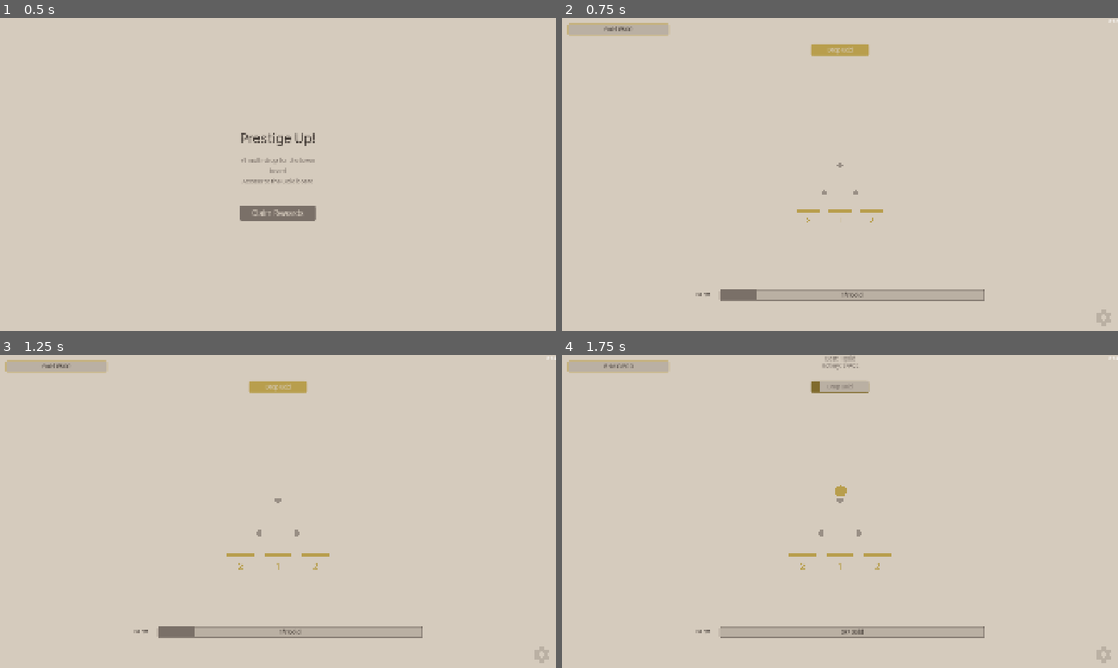
Above: before the commit, frames 1-4 (two rows, left to right).
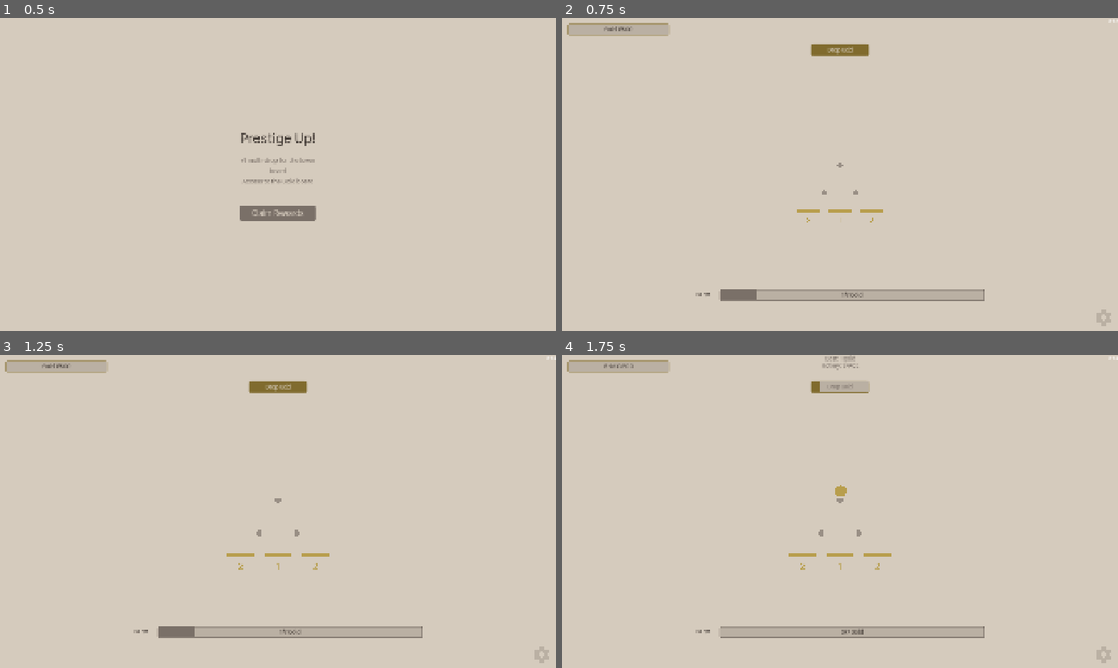
Above: after the commit, the same moments.

Repository: kjbrown-sandbox/pleenko
Game: Godot game, scene res://entities/prestige_screen/prestige_screen.tscn
The game is run twice, just before and just after one commit, with the same random seed, the same clock (stepped at 60 frames per second) and the same inputs. This scene is started directly instead of the project's main scene.
Inputs:
- Up to frame 1 (0.5 s): no input
- Up to frame 2 (0.75 s): click "Claim Rewards" at 0.5 s
- Up to frame 3 (1.25 s): no input
- Up to frame 4 (1.75 s): click "Drop Gold" at 1.25 s

Frame 1 is identical in both runs. In frame 2, 0.5% of the frame differs, in the area x 0-56%, y 1-13%; in frame 3, 0.5%; in frame 4, 0.1%.

Commit message:
Even more much better styling for upgrades

Diff:
--- a/entities/challenge_info_panel/challenge_info_panel.gd
+++ b/entities/challenge_info_panel/challenge_info_panel.gd
@@ -40,7 +40,7 @@
 		var tab := Label.new()
 		tab.text = diff_name
 		tab.add_theme_font_size_override("font_size", int(t.button_font_size))
-		tab.add_theme_color_override("font_color", t.resolve(VisualTheme.Palette.BG_4))
+		tab.add_theme_color_override("font_color", t.button_disabled_text_color)
 		_apply_font(tab, t)
 		_difficulty_container.add_child(tab)
 	vbox.add_child(_difficulty_container)
@@ -109,7 +109,7 @@
 	var label := Label.new()
 	label.text = text
 	label.add_theme_font_size_override("font_size", int(t.button_font_size))
-	label.add_theme_color_override("font_color", t.resolve(VisualTheme.Palette.BG_5))
+	label.add_theme_color_override("font_color", t.body_text_color)
 	_apply_font(label, t)
 	return label
 
--- a/entities/fill_bar/fill_bar.gd
+++ b/entities/fill_bar/fill_bar.gd
@@ -196,14 +196,24 @@
 	if not _fill_rect:
 		return
 	var t: VisualTheme = ThemeProvider.theme
-	if is_disabled or at_max:
+	if at_max:
 		_fill_rect.color = _disabled_color
 		_base_label.add_theme_color_override("font_color", t.button_disabled_text_color)
 		_fill_label.add_theme_color_override("font_color", t.button_disabled_text_color)
+		_main_styles[3].border_color = _disabled_color
+	elif is_disabled:
+		# Can't afford but not maxed — keep fill visible to show progress
+		_fill_rect.color = _fill_color
+		_base_label.add_theme_color_override("font_color", t.button_disabled_text_color)
+		_fill_label.add_theme_color_override("font_color", t.button_fill_text_color)
+		# Use the active border so the bar looks cohesive with the fill
+		for style in _main_styles:
+			style.border_color = _fill_color
 	else:
 		_fill_rect.color = _fill_color
 		_base_label.add_theme_color_override("font_color", t.normal_text_color)
 		_fill_label.add_theme_color_override("font_color", t.button_fill_text_color)
+		_main_styles[0].border_color = _fill_color
 
 
 func setup_plus(on_pressed: Callable, on_hover: Callable = Callable(), on_update: Callable = Callable()) -> void:
--- a/entities/main/challenge_hud.gd
+++ b/entities/main/challenge_hud.gd
@@ -15,11 +15,14 @@
 	_objective_label.text = ChallengeManager.get_objective_text()
 	_time_remaining = challenge.time_limit_seconds
 
+	_apply_theme()
+
 	# Create progress label between objective and result
 	if not _progress_label:
 		_progress_label = Label.new()
 		_progress_label.name = "ProgressLabel"
 		_progress_label.add_theme_font_size_override("font_size", 24)
+		_progress_label.add_theme_color_override("font_color", ThemeProvider.theme.body_text_color)
 		_progress_label.visible = false
 		add_child(_progress_label)
 		move_child(_progress_label, _objective_label.get_index() + 1)
@@ -52,3 +55,10 @@
 	_is_running = false
 	_result_label.text = text
 	_result_label.visible = true
+
+
+func _apply_theme() -> void:
+	var t: VisualTheme = ThemeProvider.theme
+	_timer_label.add_theme_color_override("font_color", t.normal_text_color)
+	_objective_label.add_theme_color_override("font_color", t.body_text_color)
+	_result_label.add_theme_color_override("font_color", t.normal_text_color)
--- a/entities/main/coin_values.gd
+++ b/entities/main/coin_values.gd
@@ -63,9 +63,8 @@
 		add_child(bar)
 
 		var t: VisualTheme = ThemeProvider.theme
-		# Inverted: fill color shows while growing (good), disabled color when at cap (bad)
-		var fill_color: Color = t.get_coin_color(currency_type)
-		var disabled_color: Color = t.get_coin_color_dark(currency_type)
+		var fill_color: Color = t.get_active_coin_color(currency_type)
+		var disabled_color: Color = t.get_disabled_coin_color(currency_type)
 		bar.setup(fill_color, disabled_color)
 
 		var amount := CurrencyManager.get_balance(currency_type)
--- a/entities/plinko_board/plinko_board.gd
+++ b/entities/plinko_board/plinko_board.gd
@@ -81,8 +81,8 @@
 func _setup_drop_bars() -> void:
 	var t: VisualTheme = ThemeProvider.theme
 	var currency_type: Enums.CurrencyType = TierRegistry.primary_currency(board_type)
-	var coin_color: Color = t.get_coin_color(currency_type)
-	var coin_color_dark: Color = t.get_coin_color_dark(currency_type)
+	var coin_color: Color = t.get_active_coin_color(currency_type)
+	var coin_color_dark: Color = t.get_disabled_coin_color(currency_type)
 
 	# Main drop bar
 	_drop_main.setup(coin_color, coin_color_dark)
@@ -394,8 +394,8 @@
 		return
 	_has_advanced_drop = true
 	var t: VisualTheme = ThemeProvider.theme
-	var adv_color: Color = t.get_coin_color(advanced_bucket_type)
-	var adv_color_dark: Color = t.get_coin_color_dark(advanced_bucket_type)
+	var adv_color: Color = t.get_active_coin_color(advanced_bucket_type)
+	var adv_color_dark: Color = t.get_disabled_coin_color(advanced_bucket_type)
 	_drop_advanced.setup(adv_color, adv_color_dark)
 	_drop_advanced.update_text("Drop %s" % FormatUtils.currency_name(advanced_bucket_type))
 	_drop_advanced.main_pressed.connect(func(): request_drop(_get_advanced_drop_costs(), advanced_bucket_type))
--- a/style_lab/presets/nier_parchment.tres
+++ b/style_lab/presets/nier_parchment.tres
@@ -27,6 +27,7 @@
 normal_text_source = 0
 body_text_source = 2
 overlay_opacity = 0.5
+swap_fill_shading = true
 label_font = ExtResource("1_fbp74")
 button_enabled_source = 2
 button_disabled_source = 4
--- a/style_lab/visual_theme.gd
+++ b/style_lab/visual_theme.gd
@@ -61,6 +61,7 @@
 @export var at_cap_text_source: Palette = Palette.RED_LIGHT
 @export var overlay_source: Palette = Palette.BG_7
 @export var overlay_opacity := 0.6
+@export var swap_fill_shading := false                            # true for light themes: active=dark, disabled=light
 
 # ── Environment ──────────────────────────────────────────────────────
 @export_group("Environment")
@@ -308,6 +309,14 @@
 		_: return gold_dark
 
 
+func get_active_coin_color(currency_type: int) -> Color:
+	return get_coin_color_dark(currency_type) if swap_fill_shading else get_coin_color(currency_type)
+
+
+func get_disabled_coin_color(currency_type: int) -> Color:
+	return get_coin_color_light(currency_type) if swap_fill_shading else get_coin_color_dark(currency_type)
+
+
 func get_bucket_color(currency_type: int) -> Color:
 	return get_coin_color(currency_type)
 
